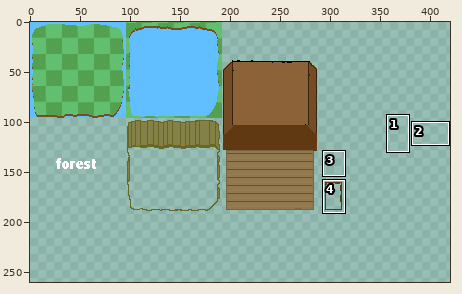
Edited in one commit: sprite sheet (res/images/TestSpriteSheet.png). The picture above shows the old version from afar; the outline marks the close-up.
Close-up. Old version:
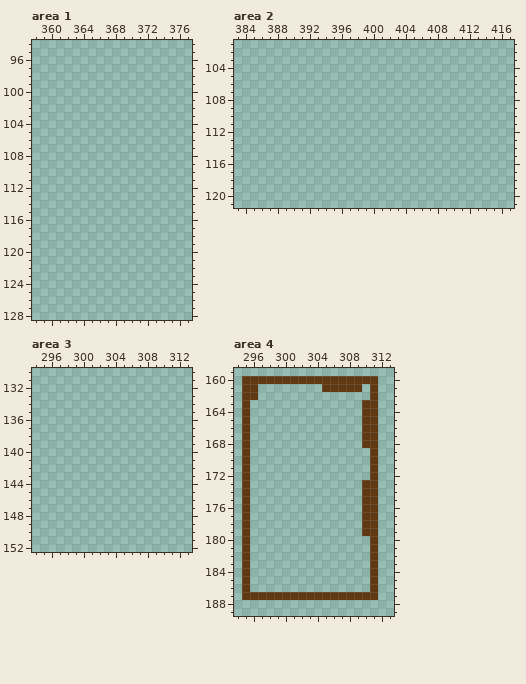
The file is 512x512 pixels. Colours within 5 levels of each other are drawn and written as one. Shown: area 1: x 358..377, y 94..128; area 2: x 383..417, y 101..121; area 3: x 294..313, y 130..152; area 4: x 294..313, y 159..189. The wide view leaves out empty margins. The commit also changed other parts of the picture, which this record leaves out.
Once edited:
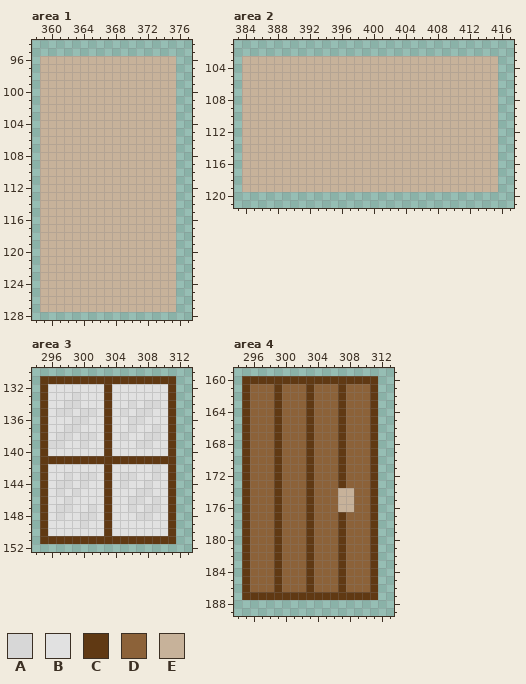
Palette (. is transparent): A #d7d7d7  B #e1e1e1  C #603913  D #8c6239  E #c7b29a
The edit:
--- area 1
@@ x 358..377 @@
  95 ....................
- 96 ....................
- 97 ....................
- 98 ....................
- 99 ....................
-100 ....................
-101 ....................
-102 ....................
-103 ....................
-104 ....................
-105 ....................
-106 ....................
-107 ....................
-108 ....................
-109 ....................
-110 ....................
-111 ....................
-112 ....................
-113 ....................
-114 ....................
-115 ....................
-116 ....................
-117 ....................
-118 ....................
-119 ....................
-120 ....................
-121 ....................
-122 ....................
-123 ....................
-124 ....................
-125 ....................
-126 ....................
-127 ....................
+ 96 .EEEEEEEEEEEEEEEEE..
+ 97 .EEEEEEEEEEEEEEEEE..
+ 98 .EEEEEEEEEEEEEEEEE..
+ 99 .EEEEEEEEEEEEEEEEE..
+100 .EEEEEEEEEEEEEEEEE..
+101 .EEEEEEEEEEEEEEEEE..
+102 .EEEEEEEEEEEEEEEEE..
+103 .EEEEEEEEEEEEEEEEE..
+104 .EEEEEEEEEEEEEEEEE..
+105 .EEEEEEEEEEEEEEEEE..
+106 .EEEEEEEEEEEEEEEEE..
+107 .EEEEEEEEEEEEEEEEE..
+108 .EEEEEEEEEEEEEEEEE..
+109 .EEEEEEEEEEEEEEEEE..
+110 .EEEEEEEEEEEEEEEEE..
+111 .EEEEEEEEEEEEEEEEE..
+112 .EEEEEEEEEEEEEEEEE..
+113 .EEEEEEEEEEEEEEEEE..
+114 .EEEEEEEEEEEEEEEEE..
+115 .EEEEEEEEEEEEEEEEE..
+116 .EEEEEEEEEEEEEEEEE..
+117 .EEEEEEEEEEEEEEEEE..
+118 .EEEEEEEEEEEEEEEEE..
+119 .EEEEEEEEEEEEEEEEE..
+120 .EEEEEEEEEEEEEEEEE..
+121 .EEEEEEEEEEEEEEEEE..
+122 .EEEEEEEEEEEEEEEEE..
+123 .EEEEEEEEEEEEEEEEE..
+124 .EEEEEEEEEEEEEEEEE..
+125 .EEEEEEEEEEEEEEEEE..
+126 .EEEEEEEEEEEEEEEEE..
+127 .EEEEEEEEEEEEEEEEE..
 128 ....................
--- area 2
@@ x 383..417 @@
 102 ...................................
-103 ...................................
-104 ...................................
-105 ...................................
-106 ...................................
-107 ...................................
-108 ...................................
-109 ...................................
-110 ...................................
-111 ...................................
-112 ...................................
-113 ...................................
-114 ...................................
-115 ...................................
-116 ...................................
-117 ...................................
-118 ...................................
-119 ...................................
+103 .EEEEEEEEEEEEEEEEEEEEEEEEEEEEEEEE..
+104 .EEEEEEEEEEEEEEEEEEEEEEEEEEEEEEEE..
+105 .EEEEEEEEEEEEEEEEEEEEEEEEEEEEEEEE..
+106 .EEEEEEEEEEEEEEEEEEEEEEEEEEEEEEEE..
+107 .EEEEEEEEEEEEEEEEEEEEEEEEEEEEEEEE..
+108 .EEEEEEEEEEEEEEEEEEEEEEEEEEEEEEEE..
+109 .EEEEEEEEEEEEEEEEEEEEEEEEEEEEEEEE..
+110 .EEEEEEEEEEEEEEEEEEEEEEEEEEEEEEEE..
+111 .EEEEEEEEEEEEEEEEEEEEEEEEEEEEEEEE..
+112 .EEEEEEEEEEEEEEEEEEEEEEEEEEEEEEEE..
+113 .EEEEEEEEEEEEEEEEEEEEEEEEEEEEEEEE..
+114 .EEEEEEEEEEEEEEEEEEEEEEEEEEEEEEEE..
+115 .EEEEEEEEEEEEEEEEEEEEEEEEEEEEEEEE..
+116 .EEEEEEEEEEEEEEEEEEEEEEEEEEEEEEEE..
+117 .EEEEEEEEEEEEEEEEEEEEEEEEEEEEEEEE..
+118 .EEEEEEEEEEEEEEEEEEEEEEEEEEEEEEEE..
+119 .EEEEEEEEEEEEEEEEEEEEEEEEEEEEEEEE..
 120 ...................................
--- area 3
@@ x 294..313 @@
 130 ....................
-131 ....................
-132 ....................
-133 ....................
-134 ....................
-135 ....................
-136 ....................
-137 ....................
-138 ....................
-139 ....................
-140 ....................
-141 ....................
-142 ....................
-143 ....................
-144 ....................
-145 ....................
-146 ....................
-147 ....................
-148 ....................
-149 ....................
-150 ....................
-151 ....................
+131 .CCCCCCCCCCCCCCCCC..
+132 .CBBBBBBBCBBBBBBBC..
+133 .CBBBABBBCBBBBBBBC..
+134 .CBBAABBBCBBABAABC..
+135 .CBAABAABCBABAABBC..
+136 .CBBBAABBCBBAABBBC..
+137 .CBBAABBBCBBABBABC..
+138 .CBAABAABCBABBAABC..
+139 .CAABBABBCBBBAABBC..
+140 .CBBBBBBBCBBBBBBBC..
+141 .CCCCCCCCCCCCCCCCC..
+142 .CBBBBBBBCBBBBBABC..
+143 .CBBABAABCBAABBABC..
+144 .CBAABABBCBABBABBC..
+145 .CBABABBBCBBBAABBC..
+146 .CBBABBBBCBBAABABC..
+147 .CBAABBABCBBABAABC..
+148 .CBABBAABCBBBAABBC..
+149 .CBBBBABBCBBBBBBBC..
+150 .CBBBBBBBCBBBBBBBC..
+151 .CCCCCCCCCCCCCCCCC..
 152 ....................
--- area 4
@@ x 294..313 @@
 160 .CCCCCCCCCCCCCCCCC..
-161 .CC........CCCCC.C..
-162 .CC..............C..
-163 .C..............CC..
-164 .C..............CC..
-165 .C..............CC..
-166 .C..............CC..
-167 .C..............CC..
-168 .C..............CC..
-169 .C...............C..
-170 .C...............C..
-171 .C...............C..
-172 .C...............C..
-173 .C..............CC..
-174 .C..............CC..
-175 .C..............CC..
-176 .C..............CC..
-177 .C..............CC..
-178 .C..............CC..
-179 .C..............CC..
-180 .C...............C..
-181 .C...............C..
-182 .C...............C..
-183 .C...............C..
-184 .C...............C..
-185 .C...............C..
-186 .C...............C..
+161 .CDDDCDDDCDDDCDDDC..
+162 .CDDDCDDDCDDDCDDDC..
+163 .CDDDCDDDCDDDCDDDC..
+164 .CDDDCDDDCDDDCDDDC..
+165 .CDDDCDDDCDDDCDDDC..
+166 .CDDDCDDDCDDDCDDDC..
+167 .CDDDCDDDCDDDCDDDC..
+168 .CDDDCDDDCDDDCDDDC..
+169 .CDDDCDDDCDDDCDDDC..
+170 .CDDDCDDDCDDDCDDDC..
+171 .CDDDCDDDCDDDCDDDC..
+172 .CDDDCDDDCDDDCDDDC..
+173 .CDDDCDDDCDDDCDDDC..
+174 .CDDDCDDDCDDDEEDDC..
+175 .CDDDCDDDCDDDEEDDC..
+176 .CDDDCDDDCDDDEEDDC..
+177 .CDDDCDDDCDDDCDDDC..
+178 .CDDDCDDDCDDDCDDDC..
+179 .CDDDCDDDCDDDCDDDC..
+180 .CDDDCDDDCDDDCDDDC..
+181 .CDDDCDDDCDDDCDDDC..
+182 .CDDDCDDDCDDDCDDDC..
+183 .CDDDCDDDCDDDCDDDC..
+184 .CDDDCDDDCDDDCDDDC..
+185 .CDDDCDDDCDDDCDDDC..
+186 .CDDDCDDDCDDDCDDDC..
 187 .CCCCCCCCCCCCCCCCC..
Boxes around the changes in both close-ups, in picture pixels (x1, y1, x2, y2):
added: (40, 56, 176, 312)
added: (242, 56, 498, 192)
added: (40, 376, 176, 544)
changed: (250, 384, 370, 592)
